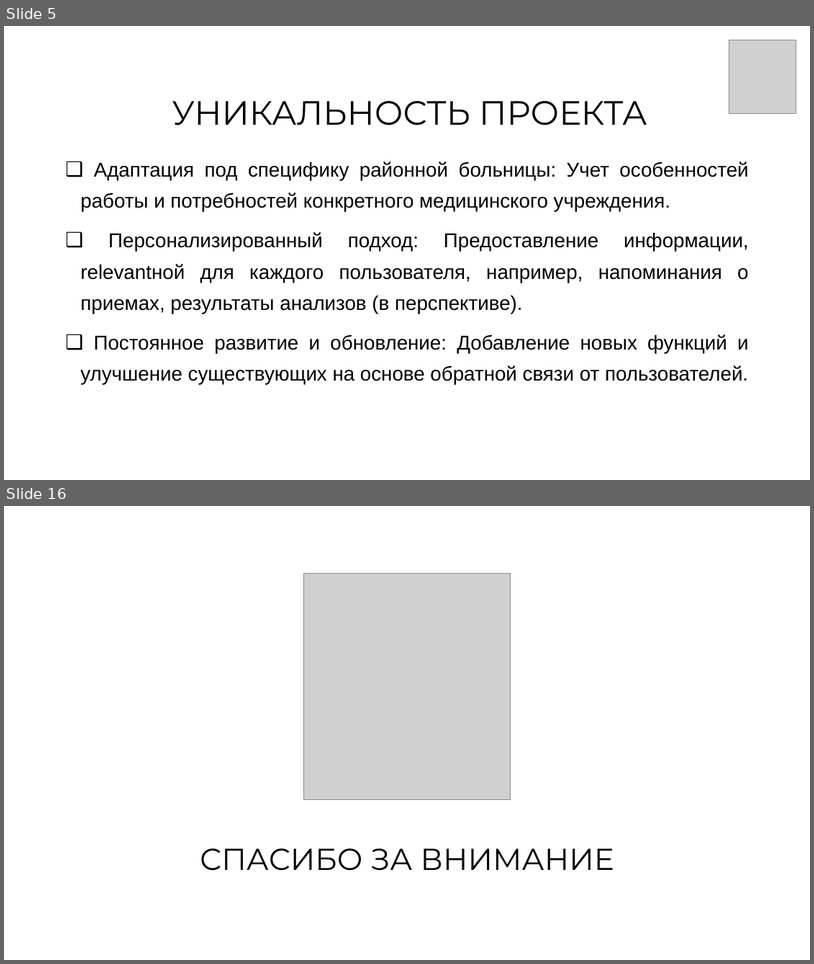
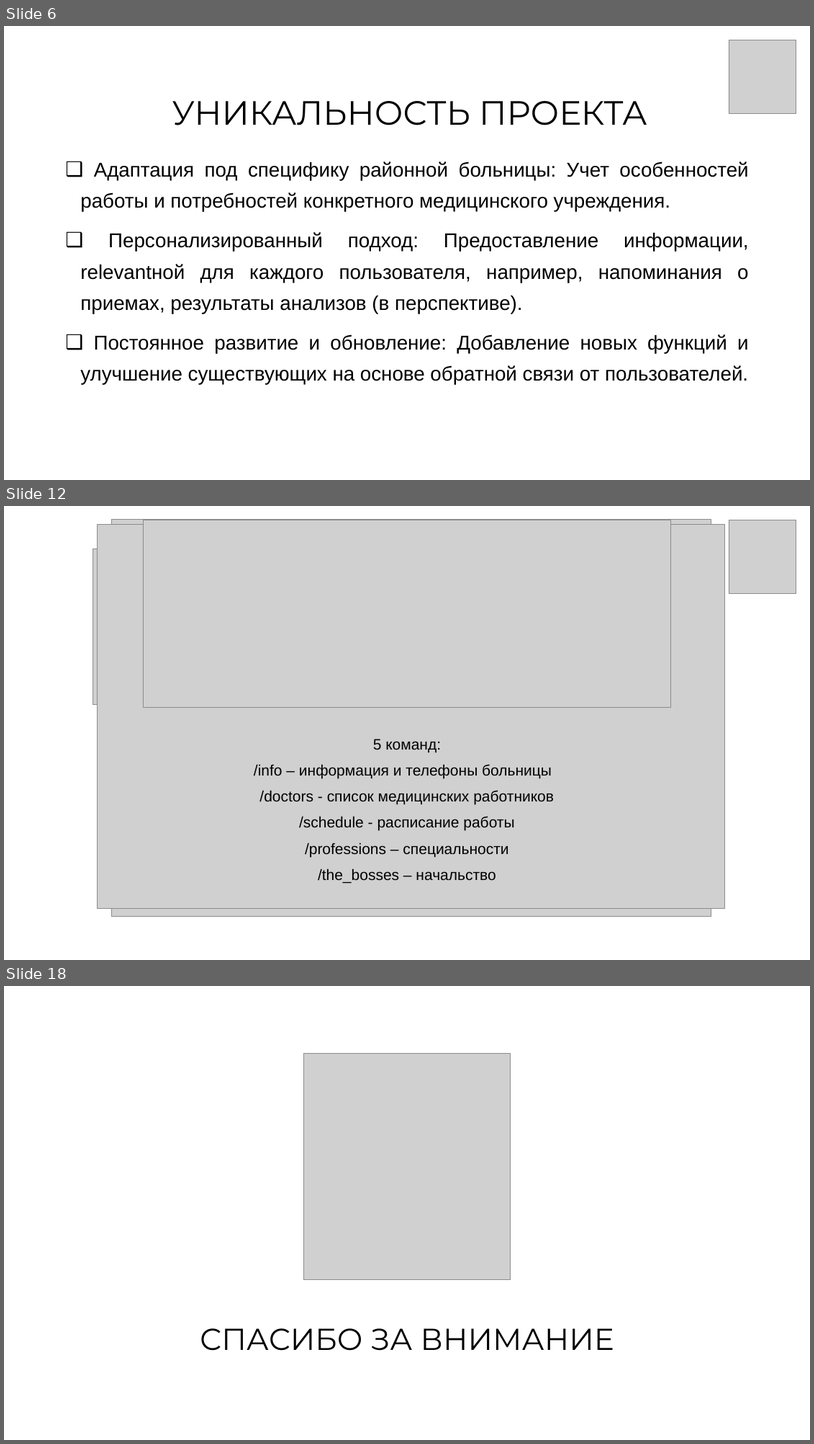
Before and after one commit to iprokopeva/Festival, a slide deck: Презентация.pptx. Shown one above the other, each under a label of ours: slides 5 and 16 before the commit, slides 6, 12 and 18 after it; the slides between them are not shown. The pictures are 814x964 and 814x1444 pixels, drawn with LibreOffice and Linux fonts; fonts in the diff are those of the drawing; grey boxes stand for pictures; background and template pictures are left out. Boxes give left, top, right and bottom in pixels: in the first picture for what was removed or moved away, otherwise in the second. Text is boxed around its words. In the diff, an @@ line names an element or a change of style, - is before the commit and + after.

```diff
--- a/Презентация.pptx
+++ b/Презентация.pptx
@@ slide 12 added at box(4, 506, 810, 960), background picture (left out) @@
@@ picture added at box(97, 525, 725, 908) @@
@@ picture added at box(112, 519, 711, 916) @@
@@ picture added at box(144, 520, 671, 708) @@
@@ picture added at box(729, 520, 797, 594) @@
@@ picture added at box(93, 549, 721, 705) @@
@@ text added at box(254, 739, 554, 883), 18 pt, text #000000 @@
+5 команд:
+/info – информация и телефоны больницы
+/doctors - список медицинских работников
+/schedule - расписание работы
+/professions – специальности
+/the_bosses – начальство
@@ what was slide 5 is now slide 6 @@
@@ what was slide 16 is now slide 18 @@
```
Also in this commit, not shown: 9 slides changed, 3 other slides added, 2 slides removed, 1 other file.
